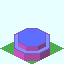
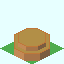
Comparing the layer stacks of the two 64×64 images. Changes:
removed layer "Top #1" over [19, 29, 45, 46]
removed layer "Wall #1" over [18, 43, 46, 51]
removed layer "Wire_2 コピー" over [18, 28, 46, 47]
removed layer "Wire_2" over [18, 32, 46, 51]
removed layer "Top" over [15, 30, 49, 53]
removed layer "Wire コピー" over [14, 29, 50, 54]
removed layer "Wall" over [14, 49, 50, 61]
removed layer "Wire" over [14, 36, 50, 61]
painted on "Base_Plate_1x1.png" over [14, 28, 50, 61]
